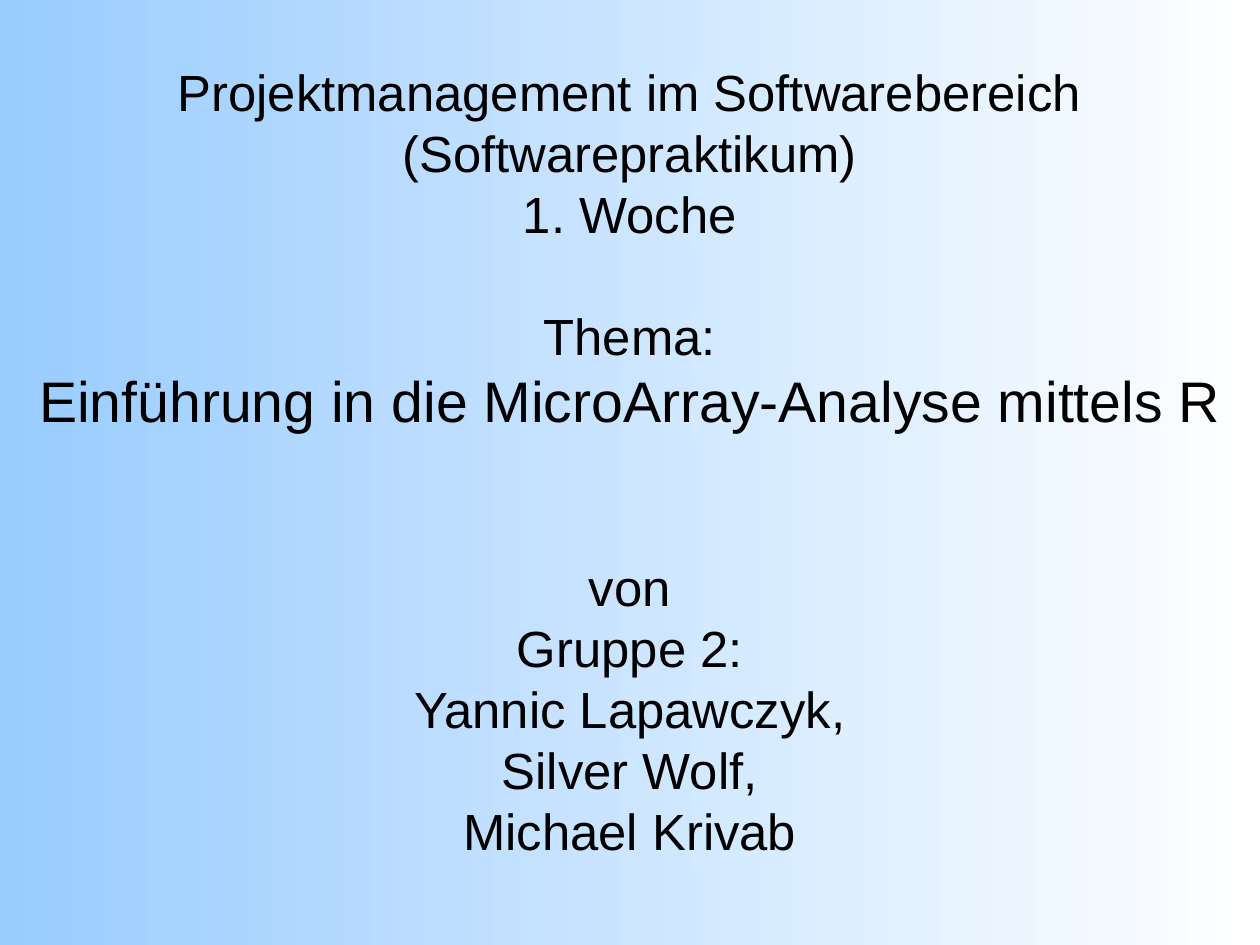
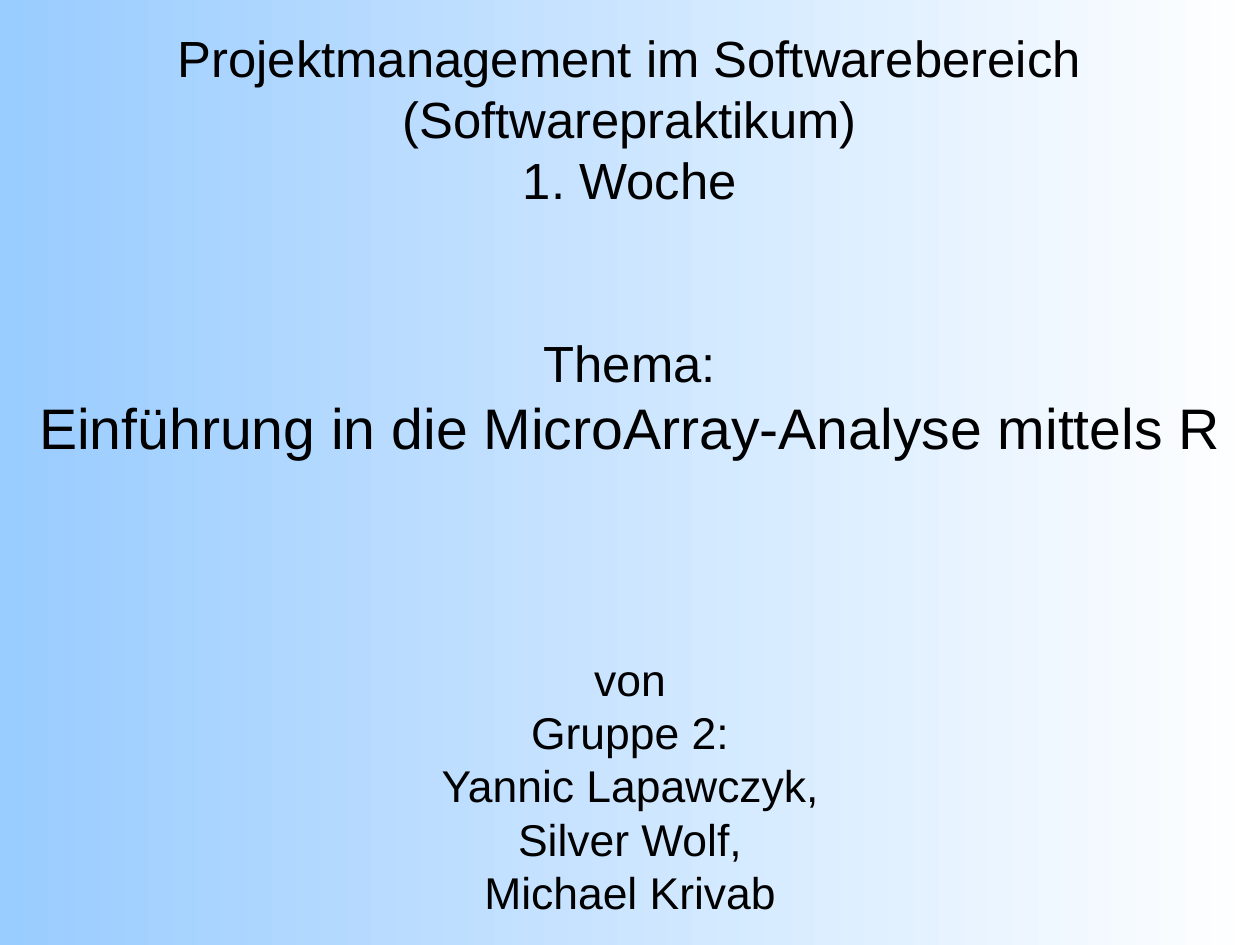
Before and after one commit to emmkey/GenEx, a slide deck: slide 1 of W1 Praesentation.odp. Drawn at 1260x945 pixels with LibreOffice and Linux fonts; fonts in the diff are those of the drawing. Boxes give left, top, right and bottom in pixels: in the first picture for what was removed or moved away, otherwise in the second. Text is boxed around its words. In the diff, an @@ line names an element or a change of style, - is before the commit and + after.

```diff
--- a/W1 Praesentation.odp
+++ b/W1 Praesentation.odp
@@ title "Projektmanagement im Softwarebereich (Softwarepraktikum) 1. ...": place and size @@
-title "Projektmanagement im Softwarebereich (Softwarepraktikum) 1. ..." at box(39, 74, 1220, 851)
+title "Projektmanagement im Softwarebereich (Softwarepraktikum) 1. ..." at box(39, 40, 1220, 910)
@@ title "Projektmanagement im Softwarebereich (Softwarepraktikum) 1. ..." at box(39, 40, 1220, 910): size 32 to 28 pt in "von Gruppe 2: Yannic Lapawczyk, Silver Wolf, ..." @@
```
Also in this commit, not shown: 11 other slides changed, 2 slides added.
